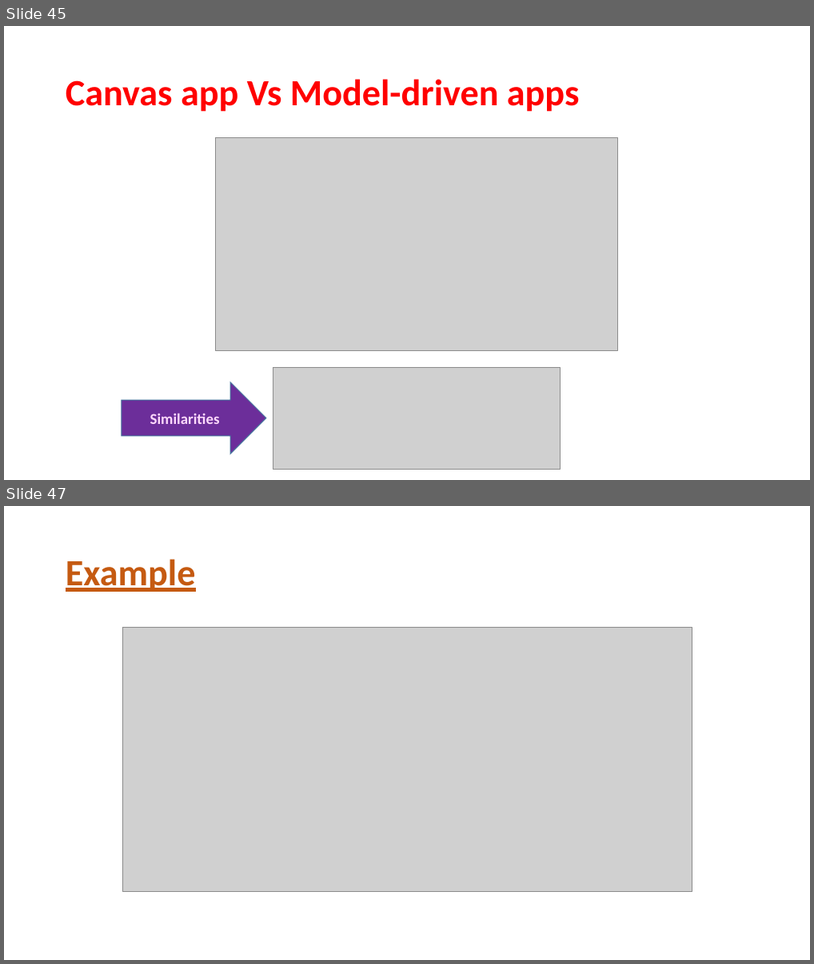
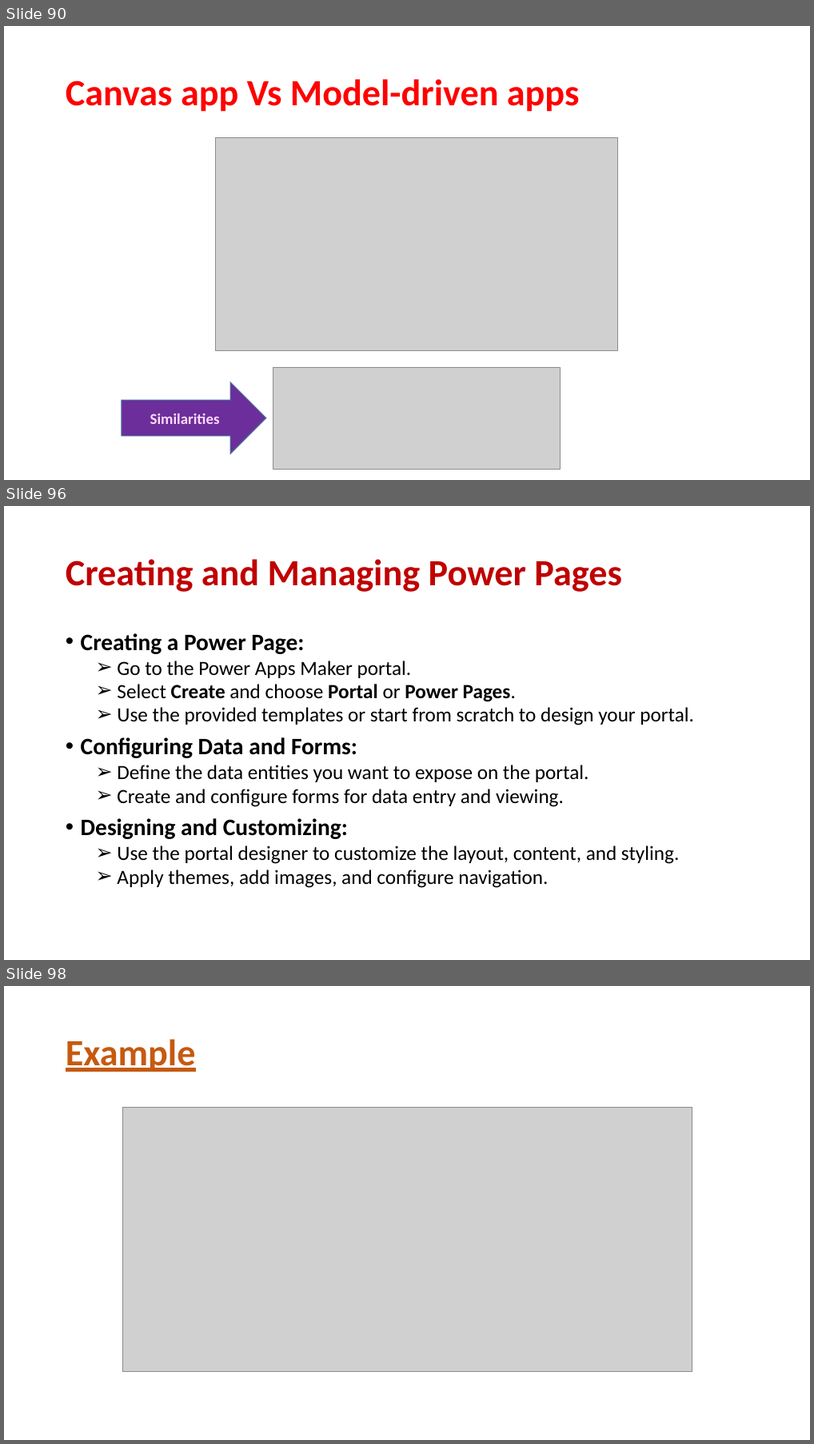
Before and after one commit to raagaraam/PowerApps, a slide deck: POWER APPS.pptx. Shown one above the other, each under a label of ours: slides 45 and 47 before the commit, slides 90, 96 and 98 after it; the slides between them are not shown. The pictures are 814x964 and 814x1444 pixels, drawn with LibreOffice and Linux fonts; fonts in the diff are those of the drawing; grey boxes stand for pictures. Boxes give left, top, right and bottom in pixels: in the first picture for what was removed or moved away, otherwise in the second. Text is boxed around its words. In the diff, an @@ line names an element or a change of style, - is before the commit and + after.

```diff
--- a/POWER APPS.pptx
+++ b/POWER APPS.pptx
@@ slide 96 added at <box>4,506,810,960</box>, background #FFFFFF @@
@@ title added at <box>66,559,622,592</box>, 44 pt, text #C00000, bold @@
+Creating and Managing Power Pages
@@ text added at <box>81,633,694,888</box>, 24 pt, text #000000 @@
+• Creating a Power Page:
+  ➢ Go to the Power Apps Maker portal.
+  ➢ Select Create and choose Portal or Power Pages.
+  ➢ Use the provided templates or start from scratch to design your portal.
+• Configuring Data and Forms:
+  ➢ Define the data entities you want to expose on the portal.
+  ➢ Create and configure forms for data entry and viewing.
+• Designing and Customizing:
+  ➢ Use the portal designer to customize the layout, content, and styling.
+  ➢ Apply themes, add images, and configure navigation.
@@ what was slide 45 is now slide 90 @@
@@ what was slide 47 is now slide 98 @@
```
Also in this commit, not shown: 11 slides changed, 58 other slides added, 6 slides removed.
